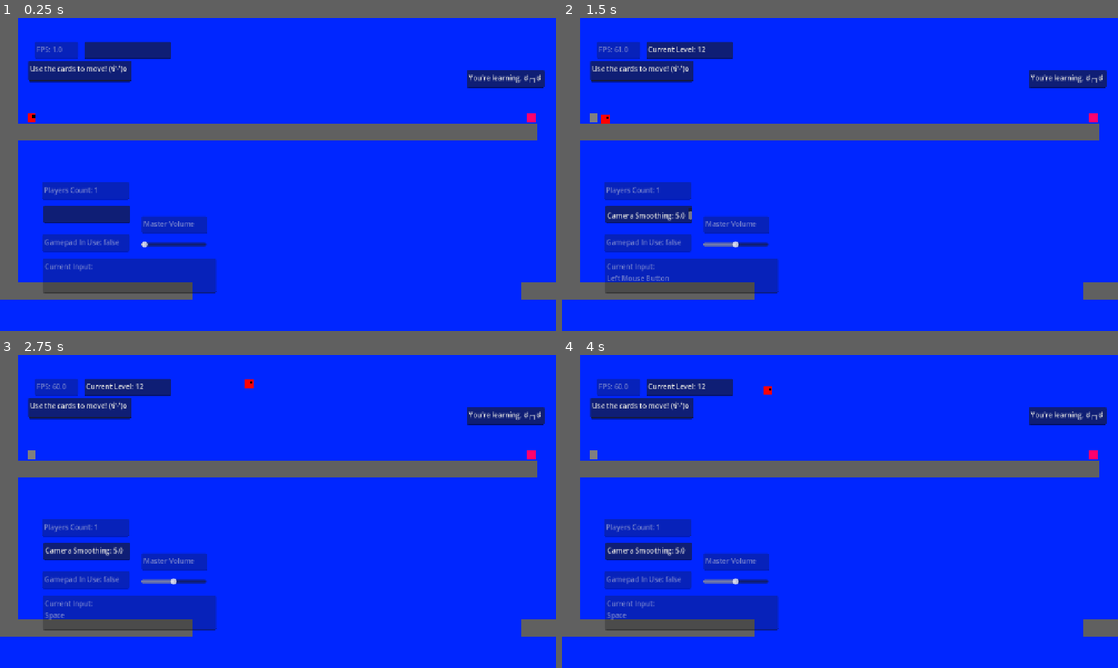
Above: before the commit, frames 1-4 (two rows, left to right).
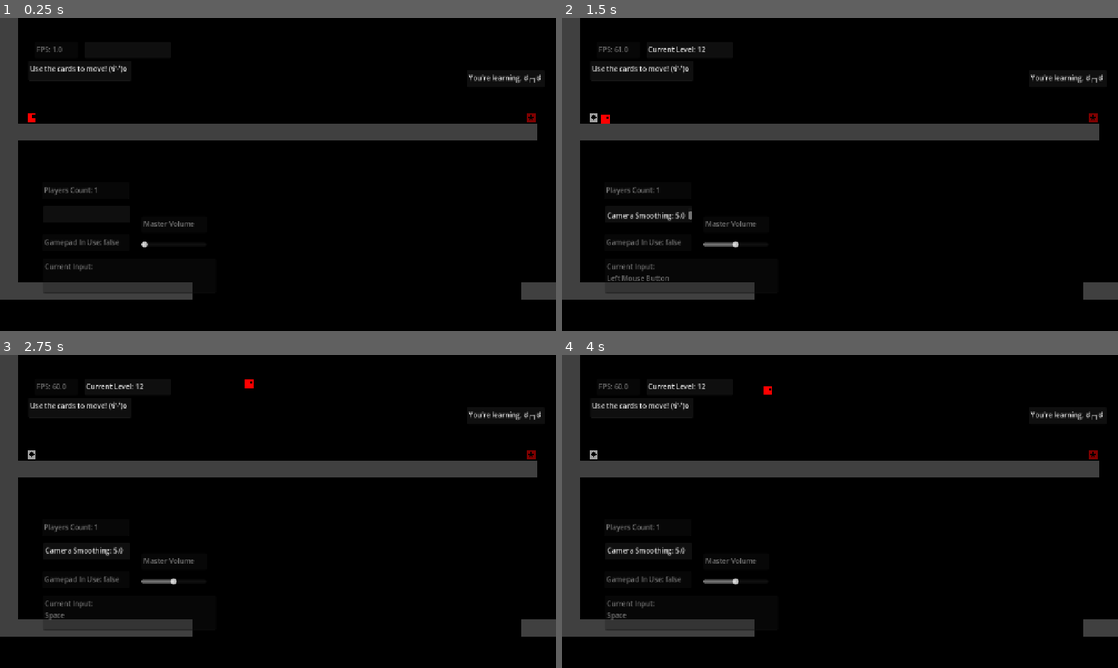
Above: after the commit, the same moments.

Repository: aduImperfect/GMTK20206_Game
Game: Godot game, scene res://Scenes/main.tscn
Same seed, same stepped clock (60 frames per second), same inputs: the game is played once before the commit and once after it.
Inputs (mouse positions are in pixels of both pictures, inside the frame that each line leads up to):
- Up to frame 1 (0.25 s): no input
- Up to frame 2 (1.5 s): click (689, 49) at 0.52 s; type "12" at 0.6 s; click (650, 215) at 0.75 s; type "12" at 0.83 s; tap Enter at 1.25 s; move the mouse to (962, 158) at 1.27 s; hold Right from 1.28 s (still down); tap Shift at 1.35 s; click (962, 158) at 1.42 s
- Up to frame 3 (2.75 s): keep holding Right; tap Space at 1.52, 2, 2.27 s; move the mouse to (166, 527) at 2.02 s; tap Shift at 2.1 s
- Up to frame 4 (4 s): move the mouse to (895, 442) at 2.77 s; release Right at 2.78 s; hold Left 2.78-3.53 s; tap Shift at 2.85, 3.6 s; move the mouse to (812, 574) at 3.52 s; hold Right from 3.53 s (still down); click (812, 574) at 3.67 s; tap Space at 3.77 s

The runs differ from the first frame. In frame 1, 99% of the frame differs, in the area x 0-100%, y 0-100%; in frame 2, 99%; in frame 3, 99%; in frame 4, 99%.

Commit message:
Colour scheme changes!

Diff:
--- a/gmtk-game/Scripts/input_mgr.gd
+++ b/gmtk-game/Scripts/input_mgr.gd
@@ -104,8 +104,6 @@
 			InputsData.jump_speed -= _delta * InputsData.jump_speed_dec
 		else:
 			InputsData.jump_speed = InputsData.min_jump_speed
-
-	#_player_death()
 
 
 func _physics_process(_delta: float) -> void:
Binary file changed: gmtk-game/Textures/Background.png
Binary file changed: gmtk-game/Textures/Card_01.png
Binary file changed: gmtk-game/Textures/Card_02.png
Binary file changed: gmtk-game/Textures/Card_03.png
Binary file changed: gmtk-game/Textures/Card_04.png
Binary file changed: gmtk-game/Textures/Card_05.png
Binary file changed: gmtk-game/Textures/Card_06.png
Binary file changed: gmtk-game/Textures/Goal.png
Binary file changed: gmtk-game/Textures/Ground.png
Binary file changed: gmtk-game/Textures/Start.png
Not shown, added: gmtk-game/Textures/Canvas.pdn
Not shown, changed: gmtk-game/Textures/Cards.pdn
